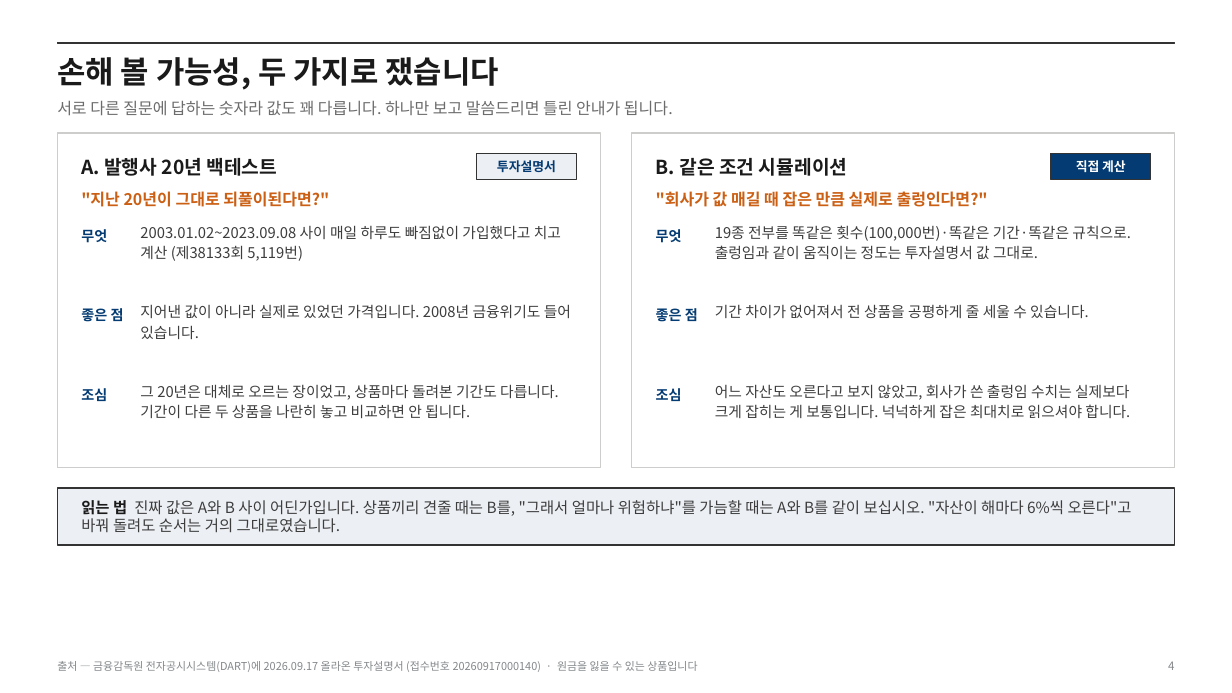
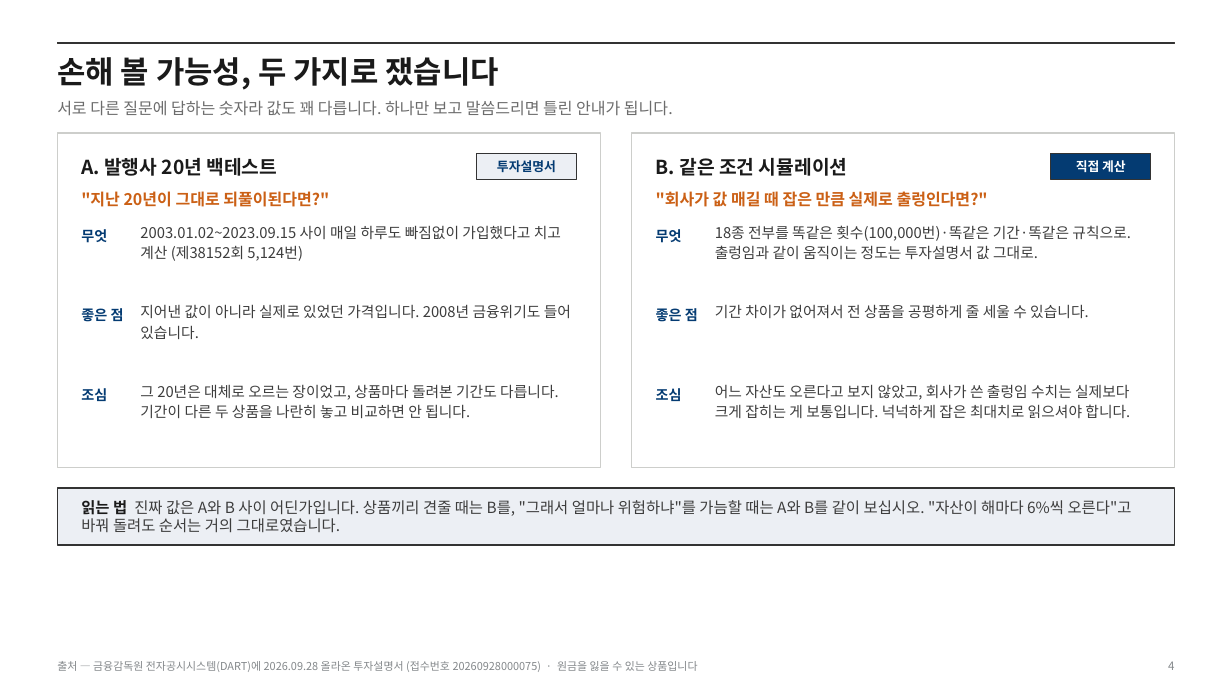
Before and after one commit to hanaroline/work_1, a slide deck: slide 4 of els-analysis-deck.pptx. Drawn at 1232x693 pixels with LibreOffice and Linux fonts; fonts in the diff are those of the drawing. Boxes give left, top, right and bottom in pixels: in the first picture for what was removed or moved away, otherwise in the second. Text is boxed around its words. In the diff, an @@ line names an element or a change of style, - is before the commit and + after.

```diff
--- a/els-analysis-deck.pptx
+++ b/els-analysis-deck.pptx
@@ text at [140,225,561,261]: text changed @@
-2003.01.02~2023.09.08 사이 매일 하루도 빠짐없이 가입했다고 치고 계산 (제38133회 5,119번)
+2003.01.02~2023.09.15 사이 매일 하루도 빠짐없이 가입했다고 치고 계산 (제38152회 5,124번)
@@ text at [715,225,1131,259]: text changed @@
-19종 전부를 똑같은 횟수(100,000번)·똑같은 기간·똑같은 규칙으로. 출렁임과 같이 움직이는 정도는 투자설명서 값 그대로.
+18종 전부를 똑같은 횟수(100,000번)·똑같은 기간·똑같은 규칙으로. 출렁임과 같이 움직이는 정도는 투자설명서 값 그대로.
@@ text at [57,661,697,672]: text changed @@
-출처 — 금융감독원 전자공시시스템(DART)에 2026.09.17 올라온 투자설명서 (접수번호 20260917000140) · 원금을 잃을 수 있는 상품입니다
+출처 — 금융감독원 전자공시시스템(DART)에 2026.09.28 올라온 투자설명서 (접수번호 20260928000075) · 원금을 잃을 수 있는 상품입니다
```
Also in this commit, not shown: 14 other slides changed, 13 other files.
